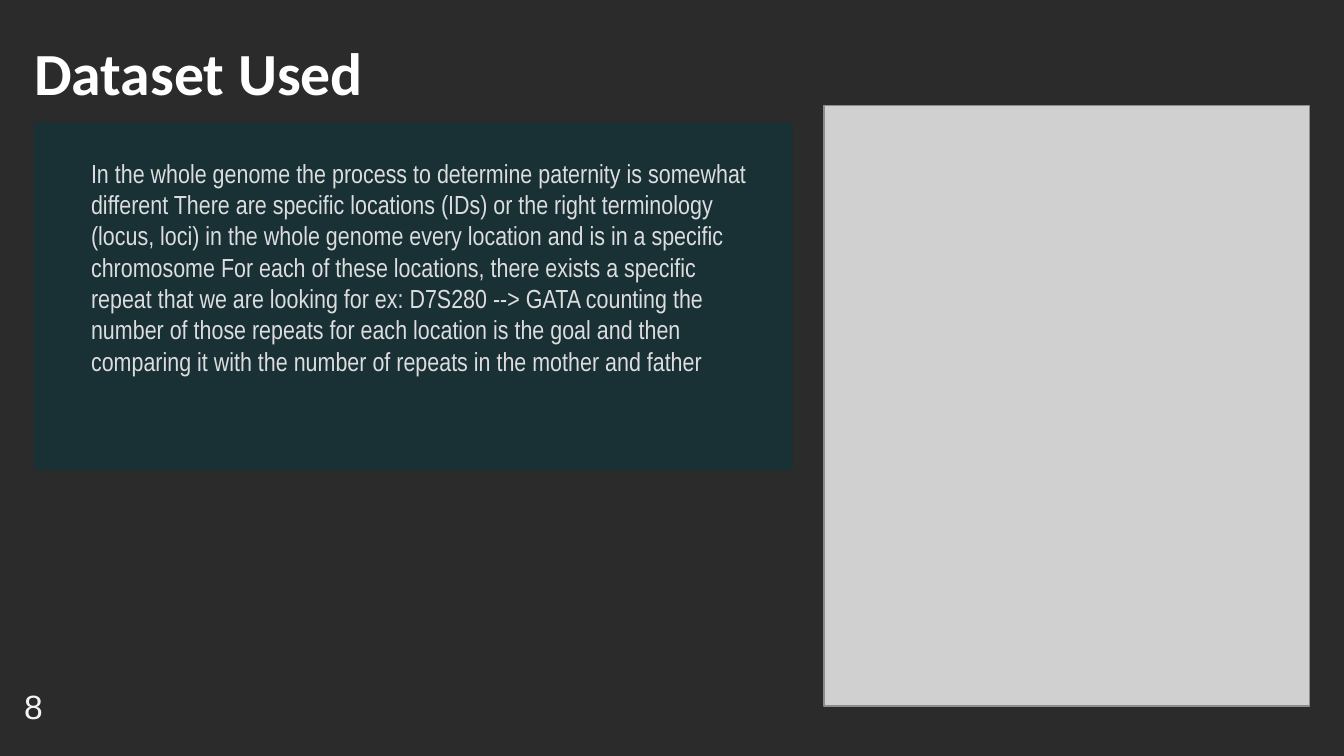
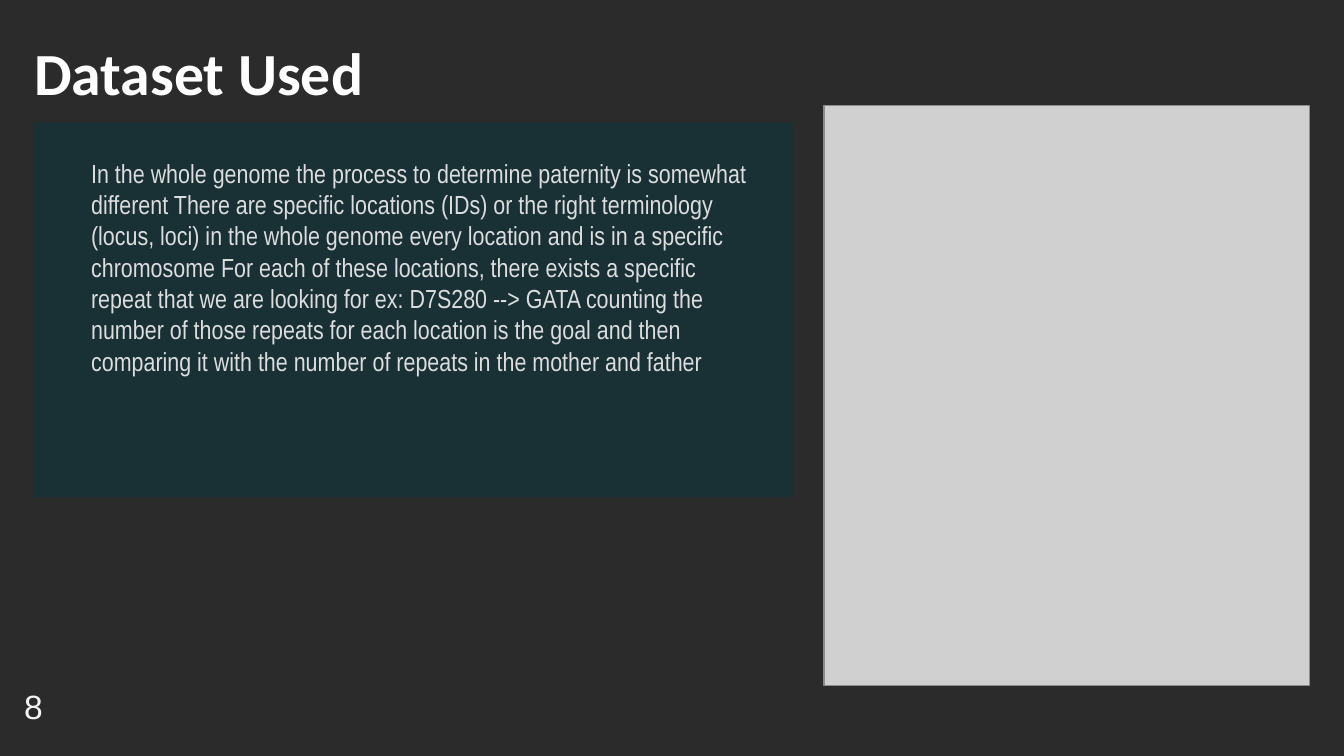
Before and after one commit to YoussifAssem/Genatac, a slide deck: slide 10 of E-Genetics/presentations/Genetics Paper.pptx. Drawn at 1344x756 pixels with LibreOffice and Linux fonts; fonts in the diff are those of the drawing; grey boxes stand for pictures; background and template pictures are left out; a plain dark background stands for a picture behind light text. Boxes give left, top, right and bottom in pixels: in the first picture for what was removed or moved away, otherwise in the second. Text is boxed around its words. In the diff, an @@ line names an element or a change of style, - is before the commit and + after.

```diff
--- a/E-Genetics/presentations/Genetics Paper.pptx
+++ b/E-Genetics/presentations/Genetics Paper.pptx
@@ picture: place and size @@
-picture at bbox=[824, 106, 1309, 707]
+picture at bbox=[824, 106, 1309, 685]
@@ rectangle "In the whole genome the ...": place and size @@
-rectangle "In the whole genome the ..." at bbox=[34, 122, 792, 470]
+rectangle "In the whole genome the ..." at bbox=[34, 122, 792, 497]
```
Also in this commit, not shown: 4 other slides changed, 1 other file.
